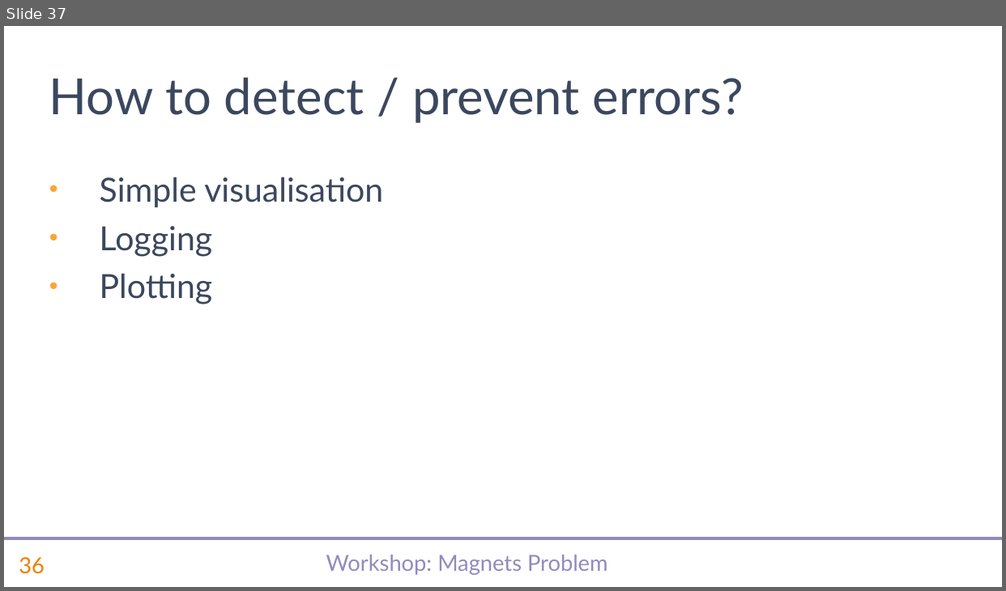
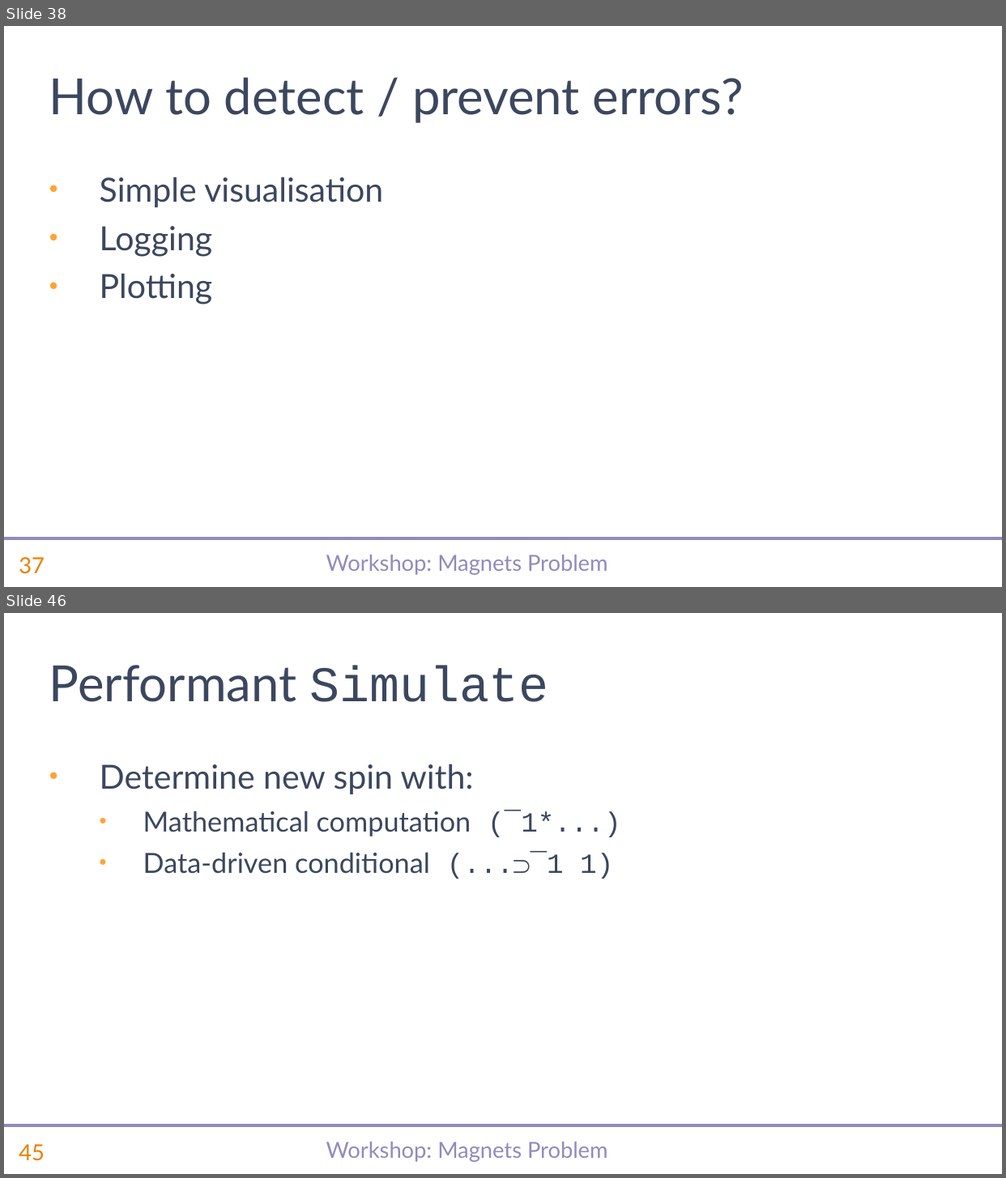
Before and after one commit to abrudz/SimCorp, a slide deck: magnets/slides.pptx. Shown one above the other, each under a label of ours: slide 37 before the commit, slides 38 and 46 after it; the slides between them are not shown. The pictures are 1006x591 and 1006x1178 pixels, drawn with LibreOffice and Linux fonts; fonts in the diff are those of the drawing; background and template pictures are left out. Boxes give left, top, right and bottom in pixels: in the first picture for what was removed or moved away, otherwise in the second. Text is boxed around its words. In the diff, an @@ line names an element or a change of style, - is before the commit and + after.

```diff
--- a/magnets/slides.pptx
+++ b/magnets/slides.pptx
@@ slide 46 added at <box>4,613,1002,1174</box>, background #FFFFFF; not listed: 3 template elements that a slide beside it also shows @@
@@ title added at <box>49,665,549,702</box>, 36 pt, text #3B475E @@
+Performant Simulate
@@ text added at <box>100,764,620,879</box>, 20 pt, text #3B475E @@
+• Determine new spin with:
+  • Mathematical computation (¯1*...)
+  • Data-driven conditional (...⊃¯1 1)
@@ what was slide 37 is now slide 38 @@
@@ page number at <box>19,557,44,574</box>: text changed @@
-36
+37
```
Also in this commit, not shown: 1 slide changed, 18 other slides added, 2 other files.
